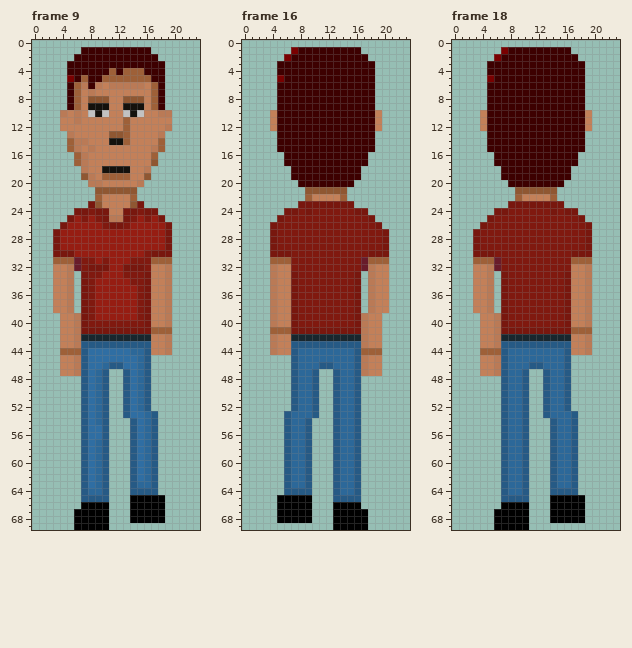
Two versions of one pixel-art file, game/assets_sources/mark/mark.ase. Above, as it was before the edit.
24x70 pixels, 24 frames. Shown: frame 9, frame 16, frame 18. The commit also changed other frames, which this record leaves out.
The result:
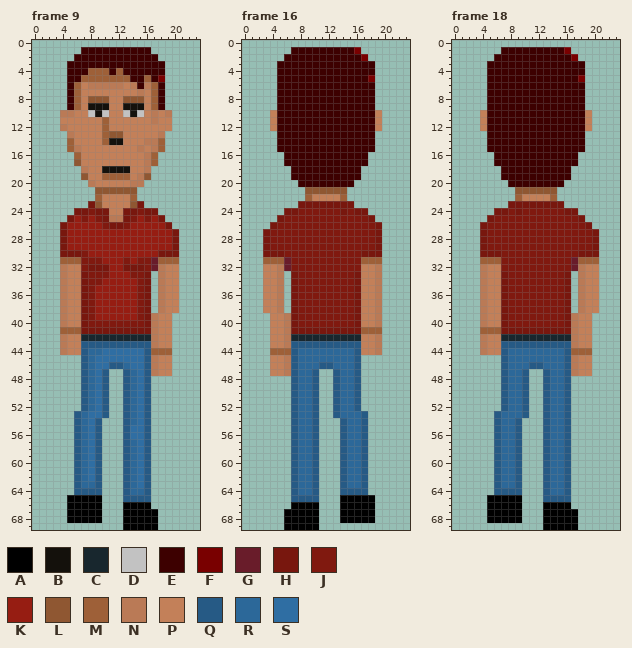
Palette (. is transparent): A #000000  B #14110c  C #18272e  D #c2c2c2  E #3d0000  F #790000  G #691c2a  H #78170e  J #80190f  K #961d12  L #8f5732  M #9e6038  N #ba7a56  P #c38059  Q #265a85  R #2c6899  S #2f6ea3
Edits made:
Frame 9:
y 4: x 8..15 EEEMEMMM -> MMMEMEEE
y 5: x 5 F -> E; x 8..9 EE -> MM; x 14..15 MM -> EE; x 18 E -> F
y 6: x 7..8 NE -> PN; x 10 P -> N; x 13 N -> P; x 15..16 NP -> EN
y 7: x 8 N -> P; x 15 P -> N
y 10: x 5..6 PN -> NP; x 17..18 PN -> NP
y 11: x 6 N -> P; x 10 P -> M; x 13 M -> P; x 17 P -> N
y 12: x 4 P -> N; x 10 P -> M; x 13 M -> P; x 19 N -> P
y 13: x 10 P -> M; x 13 M -> P
y 14: x 6..7 NN -> PP; x 10 P -> M; x 13 M -> P; x 16..17 PP -> NN
y 15: x 8 N -> P; x 15 P -> N
y 16: x 7 N -> P; x 16 P -> N
y 17: x 6..7 MN -> LP; x 16..17 PL -> NM
y 19: x 8 N -> P; x 15 P -> N
y 20: x 9 N -> P; x 14 P -> N
y 27..29: x 3..4 HK -> .H; x 19..20 H. -> KH
y 30: x 3 H -> .; x 6..7 KK -> HJ; x 16..17 JH -> KK; x 20 . -> H
y 31: x 3 M -> .; x 6 G -> M; x 9..10 KJ -> JK; x 13..14 KJ -> JK; x 17 M -> G; x 20 . -> M
y 32: x 3..6 PPNG -> .NPP; x 17..20 PPN. -> GNPP
y 33: x 3..6 PPN. -> .NPP; x 10 K -> J; x 13 J -> K; x 17..20 PPN. -> .NPP
y 34: x 3..6 PPN. -> .NPP; x 9 K -> J; x 14 J -> K; x 17..20 PPN. -> .NPP
y 35..38: x 3..6 PPN. -> .NPP; x 17..20 PPN. -> .NPP
y 39..40: x 4 P -> N; x 6 N -> P; x 17 P -> N; x 19 N -> P
y 41: x 4..6 PPN -> MMM; x 17..19 MMM -> NPP
y 42..43: x 4 P -> N; x 6 N -> P; x 17 P -> N; x 19 N -> P
y 44: x 4..6 MMM -> NPP; x 8..9 SS -> RR; x 14..15 RR -> SS; x 17..19 PPN -> MMM
y 45: x 4..6 PPN -> ...; x 8 S -> R; x 15 R -> S; x 17..19 ... -> NPP
y 46: x 4..6 PPN -> ...; x 8 S -> R; x 10 R -> S; x 13 S -> R; x 15 R -> S; x 17..19 ... -> NPP
y 47: x 4..6 PPN -> ...; x 8..9 SR -> RS; x 14..15 SR -> RS; x 17..19 ... -> NPP
y 48..52: x 8..9 SR -> RS; x 14..15 SR -> RS
y 53: x 6..7 .Q -> QR; x 9 R -> S; x 14 S -> R; x 16..17 RQ -> Q.
y 54: x 6..7 .Q -> QR; x 9..10 RQ -> Q.; x 13..14 .Q -> QR; x 16..17 RQ -> Q.
y 55..56: x 6..7 .Q -> QR; x 9..10 SQ -> Q.; x 13..14 .Q -> QS; x 16..17 RQ -> Q.
y 57..62: x 6..7 .Q -> QR; x 9..10 RQ -> Q.; x 13..14 .Q -> QR; x 16..17 RQ -> Q.
y 63: x 6..10 .QSRQ -> QRRQ.; x 13..17 .QRRQ -> QRSQ.
y 64: x 6 . -> Q; x 8..10 RRQ -> QQ.; x 13..15 .QQ -> QRR; x 17 Q -> .
y 65: x 5..10 ..QQQQ -> AAAAA.; x 13..18 .AAAAA -> QQQQ..
y 66: x 5..6 .. -> AA; x 10 A -> .; x 13 . -> A; x 17..18 AA -> ..
y 67..68: x 5 . -> A; x 10 A -> .; x 13 . -> A; x 18 A -> .
y 69: x 6..10 AAAAA -> .....; x 13..17 ..... -> AAAAA
Frame 16:
y 1: x 7 F -> E; x 16 E -> F
y 2: x 6 F -> E; x 17 E -> F
y 5: x 5 F -> E; x 18 E -> F
y 24: x 9 H -> J; x 14 J -> H
y 27..29: x 3..4 .H -> HJ; x 19..20 JH -> H.
y 30: x 3 . -> H; x 6 H -> J; x 17 J -> H; x 20 H -> .
y 31: x 3 . -> M; x 6 M -> G; x 17 G -> M; x 20 M -> .
y 32: x 3..6 .NPP -> PPNG; x 17..20 GNPP -> PPN.
y 33..38: x 3..6 .NPP -> PPN.; x 17..20 .NPP -> PPN.
y 39..40: x 4 N -> P; x 6 P -> N; x 17 N -> P; x 19 P -> N
y 41: x 4..6 MMM -> PPN; x 17..19 NPP -> MMM
y 42..43: x 4 N -> P; x 6 P -> N; x 17 N -> P; x 19 P -> N
y 44: x 4..6 NPP -> MMM; x 17..19 MMM -> PPN
y 45..47: x 4..6 ... -> PPN; x 17..19 NPP -> ...
y 53: x 6..7 QR -> .Q; x 16..17 Q. -> RQ
y 54..63: x 6..7 QR -> .Q; x 9..10 Q. -> RQ; x 13..14 QR -> .Q; x 16..17 Q. -> RQ
y 64: x 6 Q -> .; x 8..10 QQ. -> RRQ; x 13..15 QRR -> .QQ; x 17 . -> Q
y 65: x 5..10 AAAAA. -> ..QQQQ; x 13..18 QQQQ.. -> .AAAAA
y 66: x 5..6 AA -> ..; x 10 . -> A; x 13 A -> .; x 17..18 .. -> AA
y 67..68: x 5 A -> .; x 10 . -> A; x 13 A -> .; x 18 . -> A
y 69: x 6..10 ..... -> AAAAA; x 13..17 AAAAA -> .....
Frame 18:
y 1: x 7 F -> E; x 16 E -> F
y 2: x 6 F -> E; x 17 E -> F
y 5: x 5 F -> E; x 18 E -> F
y 24: x 9 J -> H; x 14 H -> J
y 27..29: x 3..4 HJ -> .H; x 19..20 H. -> JH
y 30: x 3 H -> .; x 6 J -> H; x 17 H -> J; x 20 . -> H
y 31: x 3 M -> .; x 6 G -> M; x 17 M -> G; x 20 . -> M
y 32: x 3..6 PPNG -> .NPP; x 17..20 PPN. -> GNPP
y 33..38: x 3..6 PPN. -> .NPP; x 17..20 PPN. -> .NPP
y 39..40: x 4 P -> N; x 6 N -> P; x 17 P -> N; x 19 N -> P
y 41: x 4..6 PPN -> MMM; x 17..19 MMM -> NPP
y 42..43: x 4 P -> N; x 6 N -> P; x 17 P -> N; x 19 N -> P
y 44: x 4..6 MMM -> NPP; x 17..19 PPN -> MMM
y 45..47: x 4..6 PPN -> ...; x 17..19 ... -> NPP
y 53: x 6..7 .Q -> QR; x 16..17 RQ -> Q.
y 54..63: x 6..7 .Q -> QR; x 9..10 RQ -> Q.; x 13..14 .Q -> QR; x 16..17 RQ -> Q.
y 64: x 6 . -> Q; x 8..10 RRQ -> QQ.; x 13..15 .QQ -> QRR; x 17 Q -> .
y 65: x 5..10 ..QQQQ -> AAAAA.; x 13..18 .AAAAA -> QQQQ..
y 66: x 5..6 .. -> AA; x 10 A -> .; x 13 . -> A; x 17..18 AA -> ..
y 67..68: x 5 . -> A; x 10 A -> .; x 13 . -> A; x 18 A -> .
y 69: x 6..10 AAAAA -> .....; x 13..17 ..... -> AAAAA
